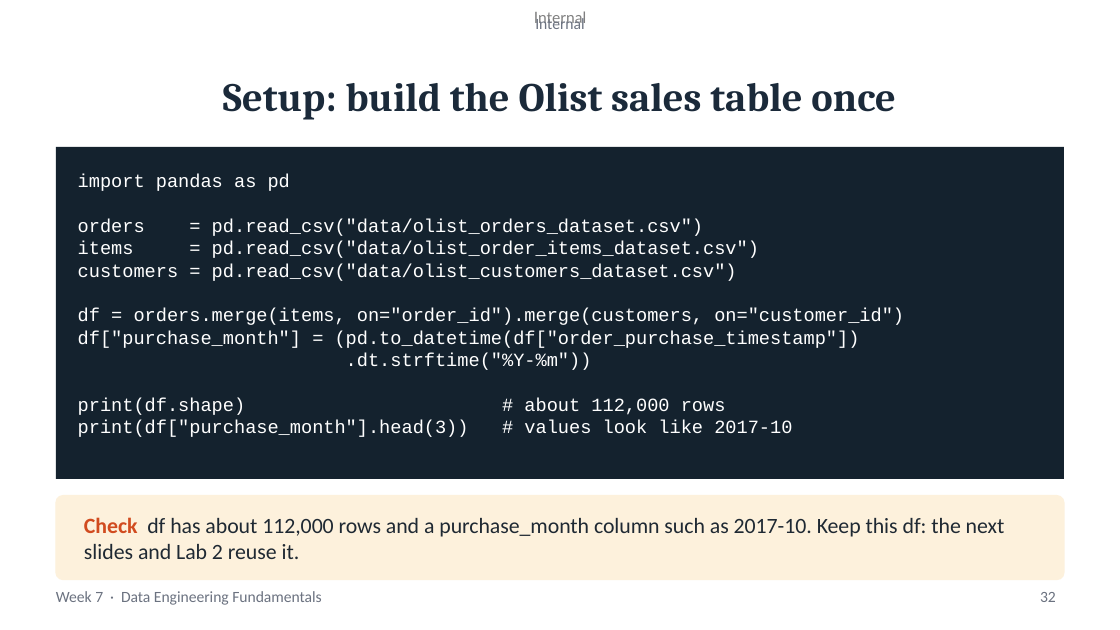
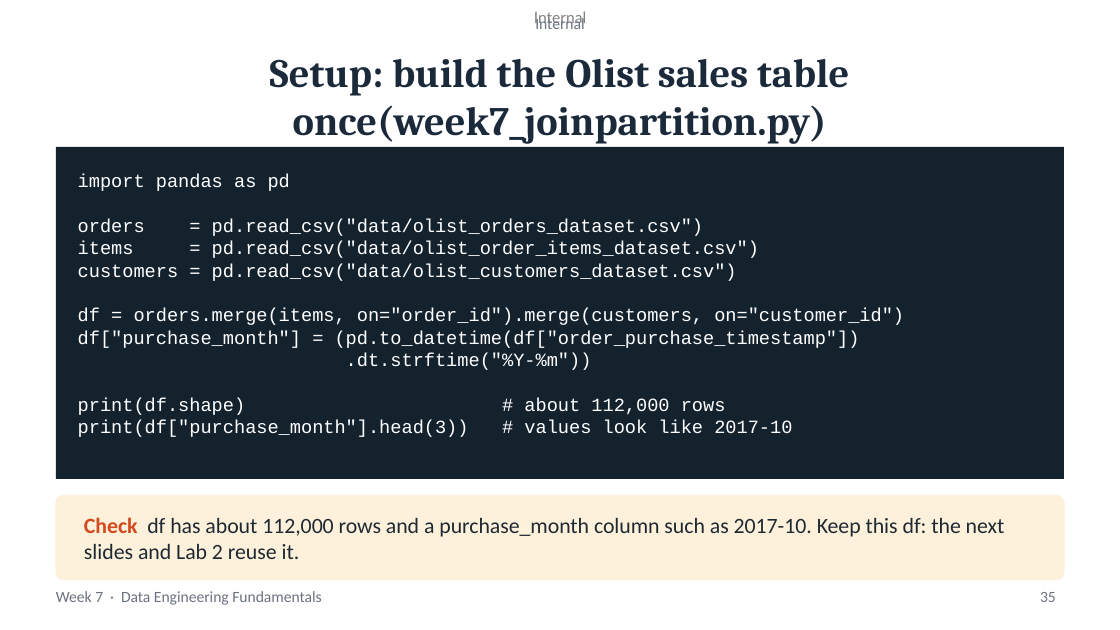
Before and after one commit to joejoe192/olist-de-capstone, a slide deck: slide 35 of week7_day_1_file_formats_and_working_at_scale.pptx (slide 32 before the commit). Drawn at 1120x630 pixels with LibreOffice and Linux fonts; fonts in the diff are those of the drawing. Boxes give left, top, right and bottom in pixels: in the first picture for what was removed or moved away, otherwise in the second. Text is boxed around its words. In the diff, an @@ line names an element or a change of style, - is before the commit and + after.

```diff
--- a/week7_day_1_file_formats_and_working_at_scale.pptx
+++ b/week7_day_1_file_formats_and_working_at_scale.pptx
@@ title at [270,59,849,144]: text changed @@
-Setup: build the Olist sales table once
+Setup: build the Olist sales table once(week7_joinpartition.py)
@@ page number at [1040,592,1056,602]: text changed @@
-32
+35
```
Also in this commit, not shown: 6 other slides changed, 3 slides added.
